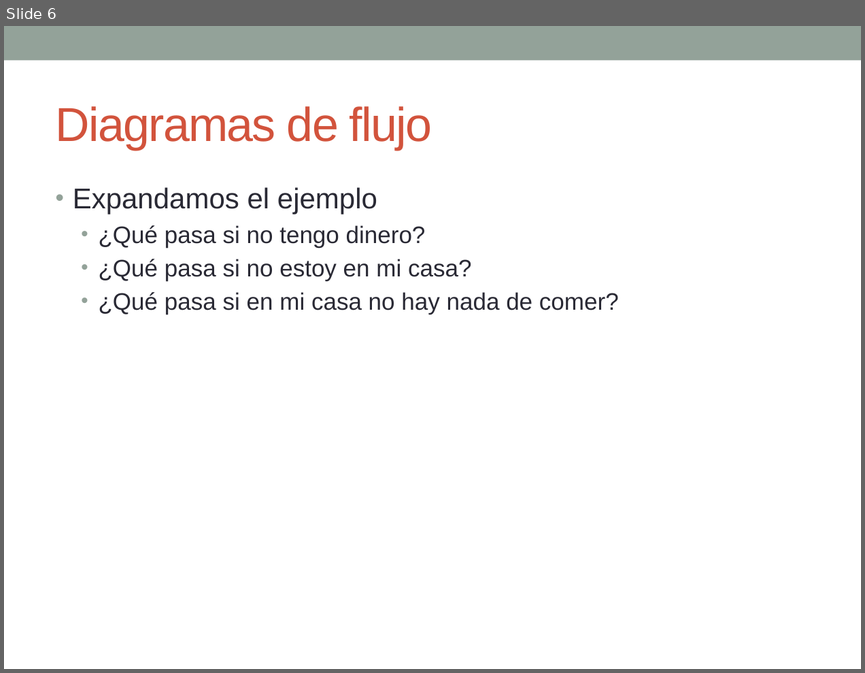
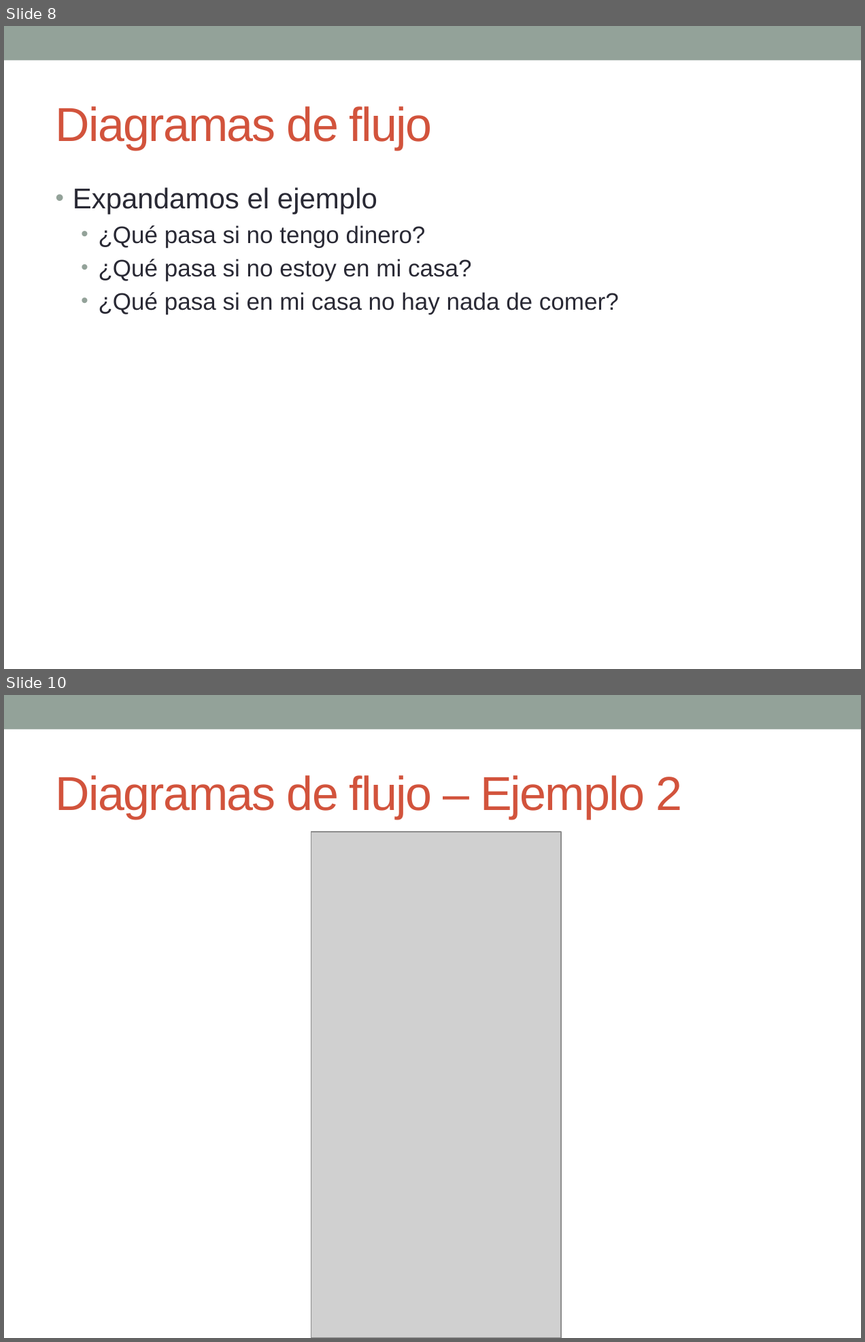
Before and after one commit to esolorzanob/UPI_Introduccion, a slide deck: Semana 2.pptx. Shown one above the other, each under a label of ours: slide 6 before the commit, slides 8 and 10 after it; the slides between them are not shown. The pictures are 865x673 and 865x1342 pixels, drawn with LibreOffice and Linux fonts; fonts in the diff are those of the drawing; grey boxes stand for pictures. Boxes give left, top, right and bottom in pixels: in the first picture for what was removed or moved away, otherwise in the second. Text is boxed around its words. In the diff, an @@ line names an element or a change of style, - is before the commit and + after.

```diff
--- a/Semana 2.pptx
+++ b/Semana 2.pptx
@@ slide 10 added at <box>4,695,861,1338</box>, background #FFFFFF; not listed: 1 template element that a slide beside it also shows @@
@@ title added at <box>56,775,682,819</box>, 40 pt, text #D2533C @@
+Diagramas de flujo – Ejemplo 2
@@ picture added at <box>311,831,561,1338</box> @@
@@ what was slide 6 is now slide 8 @@
```
Also in this commit, not shown: 4 slides changed, 7 other slides added.
